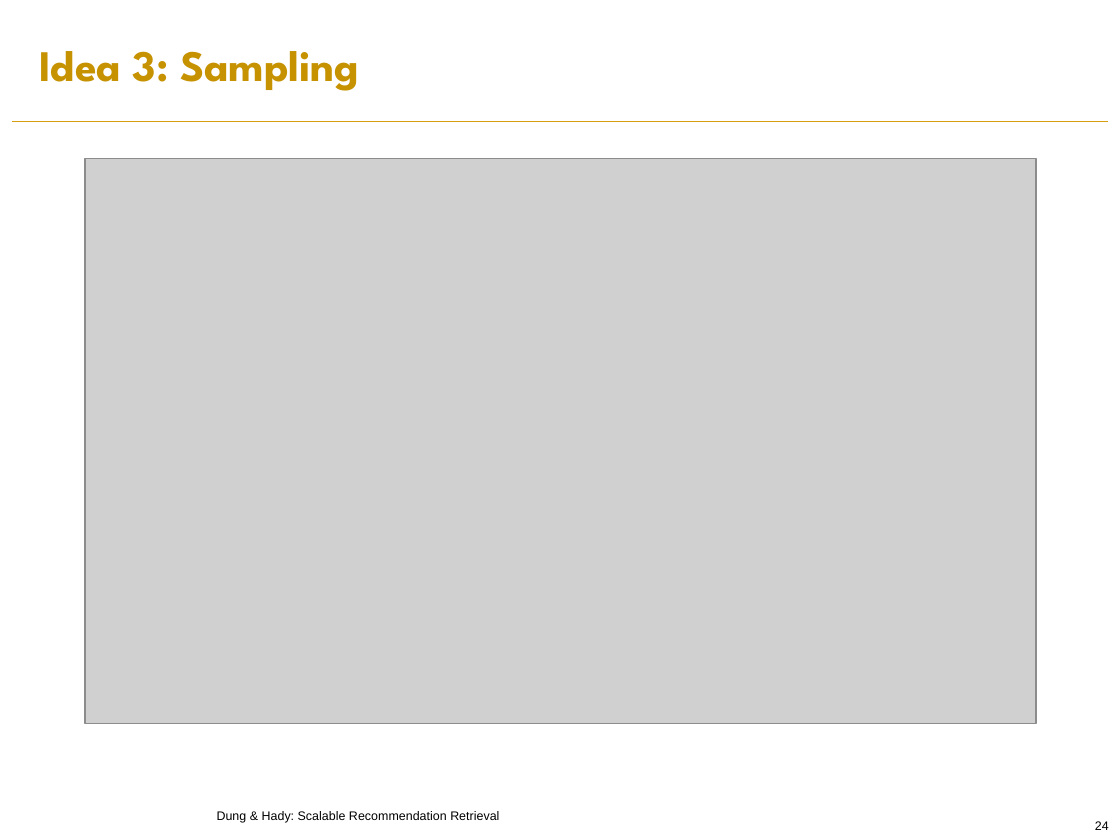
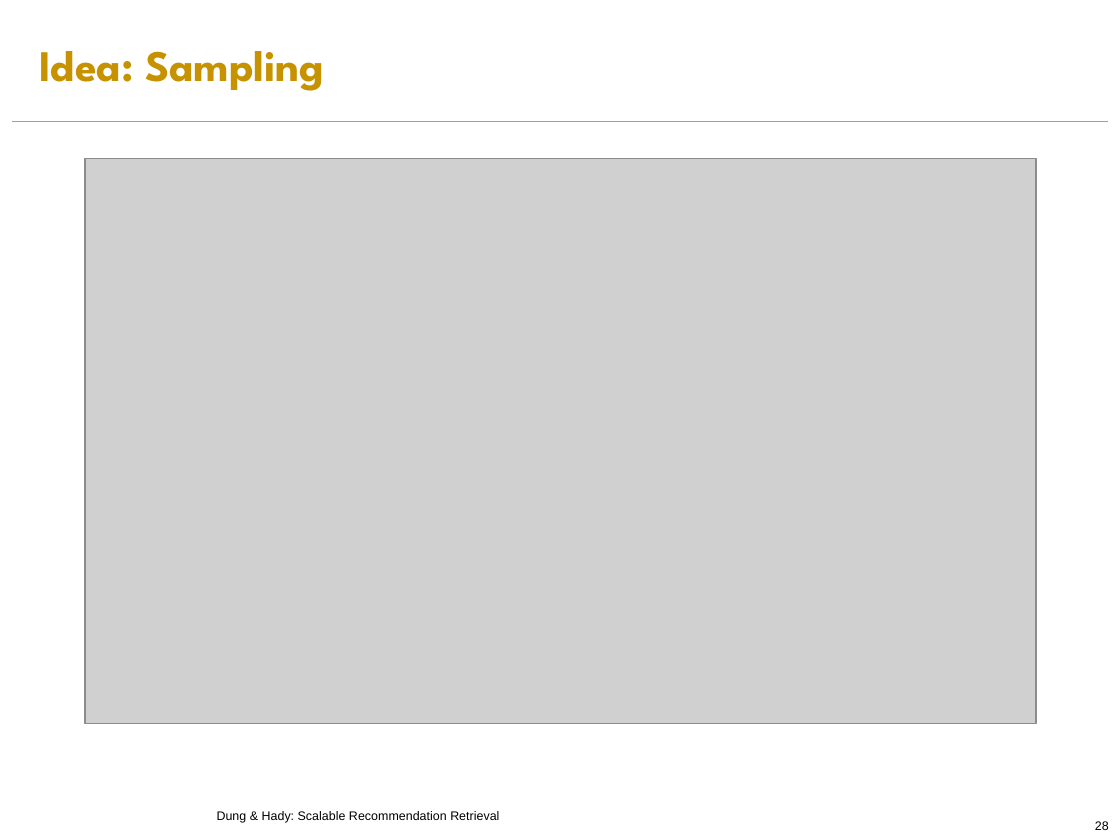
Before and after one commit to PreferredAI/recommendation-retrieval, a slide deck: slide 28 of slides/aaai19-tutorial.pptx (slide 24 before the commit). Drawn at 1120x840 pixels with LibreOffice and Linux fonts; fonts in the diff are those of the drawing; grey boxes stand for pictures; background and template pictures are left out. Boxes give left, top, right and bottom in pixels: in the first picture for what was removed or moved away, otherwise in the second. Text is boxed around its words. In the diff, an @@ line names an element or a change of style, - is before the commit and + after.

```diff
--- a/slides/aaai19-tutorial.pptx
+++ b/slides/aaai19-tutorial.pptx
@@ text at [39,51,324,91]: text changed @@
-Idea 3: Sampling
+Idea: Sampling
@@ page number at [1095,821,1109,830]: text changed @@
-24
+28
```
Also in this commit, not shown: 7 other slides changed, 2 slides added.
